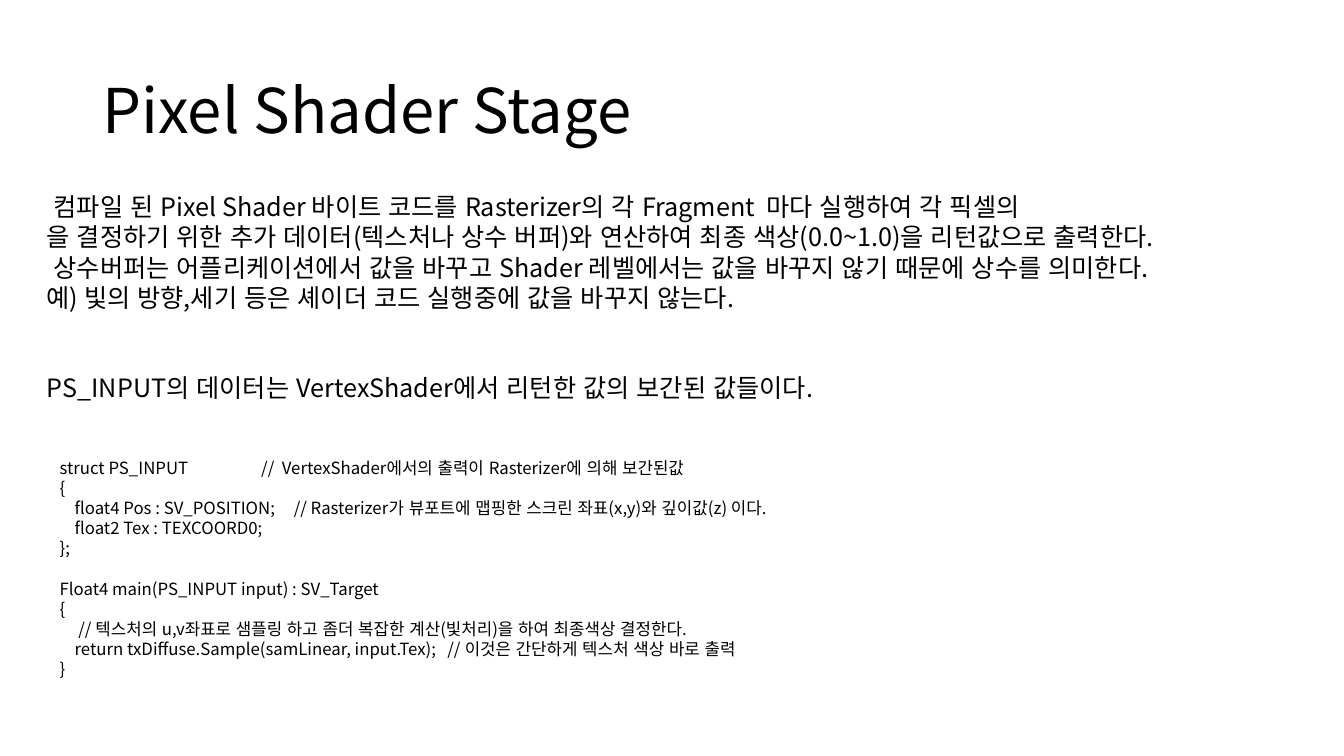
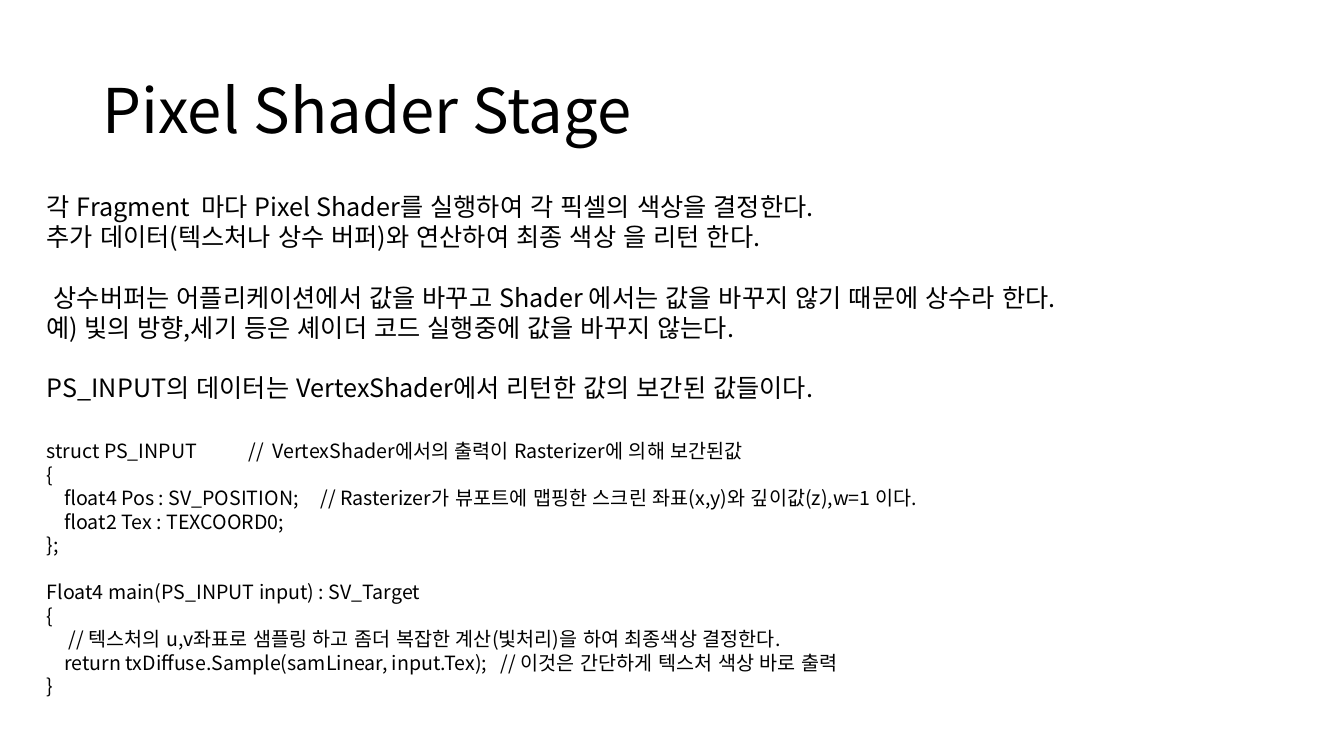
Before and after one commit to ldw9981/D3D11_Tutorial, a slide deck: slide 12 of Documents/02기초-삼각형그리기.pptx (slide 11 before the commit). Drawn at 1344x756 pixels with LibreOffice and Linux fonts; fonts in the diff are those of the drawing. Boxes give left, top, right and bottom in pixels: in the first picture for what was removed or moved away, otherwise in the second. Text is boxed around its words. In the diff, an @@ line names an element or a change of style, - is before the commit and + after.

Commit message:
설명 추가

```diff
--- a/Documents/02기초-삼각형그리기.pptx
+++ b/Documents/02기초-삼각형그리기.pptx
@@ text at box(47, 195, 1055, 309): text changed @@
-컴파일 된 Pixel Shader 바이트 코드를 Rasterizer의 각 Fragment 마다 실행하여 각 픽셀의
-을 결정하기 위한 추가 데이터(텍스처나 상수 버퍼)와 연산하여 최종 색상(0.0~1.0)을 리턴값으로 출력한다.
-상수버퍼는 어플리케이션에서 값을 바꾸고 Shader 레벨에서는 값을 바꾸지 않기 때문에 상수를 의미한다.
+각 Fragment 마다 Pixel Shader를 실행하여 각 픽셀의 색상을 결정한다.
+추가 데이터(텍스처나 상수 버퍼)와 연산하여 최종 색상 을 리턴 한다.
+상수버퍼는 어플리케이션에서 값을 바꾸고 Shader 에서는 값을 바꾸지 않기 때문에 상수라 한다.
@@ text "struct PS_INPUT // VertexShader에서의 출력이 ...": place and size @@
-text "struct PS_INPUT // VertexShader에서의 출력이 ..." at box(60, 460, 767, 659)
+text "struct PS_INPUT // VertexShader에서의 출력이 ..." at box(47, 441, 917, 675)
@@ text at box(47, 441, 837, 675): size 12 to 14 pt in "struct PS_INPUT // VertexShader에서의 출력이 Rasterizer에 의해 ...", "{", "float2 Tex : TEXCOORD0;", "};" and 5 more places @@
@@ text at box(64, 488, 917, 510): text changed; size 12 to 14 pt @@
-float4 Pos : SV_POSITION; // Rasterizer가 뷰포트에 맵핑한 스크린 좌표(x,y)와 깊이값(z) 이다.
+float4 Pos : SV_POSITION; // Rasterizer가 뷰포트에 맵핑한 스크린 좌표(x,y)와 깊이값(z),w=1 이다.
```
Also in this commit, not shown: 5 other slides changed, 2 slides added, 2 slides removed, 2 other files.
